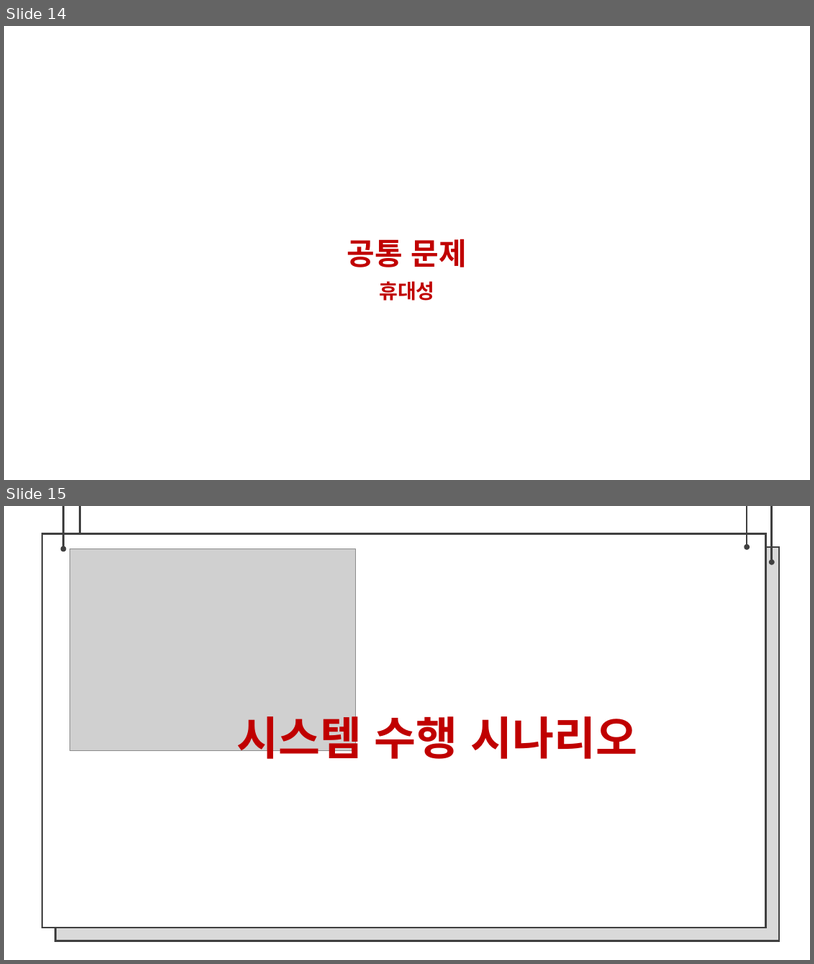
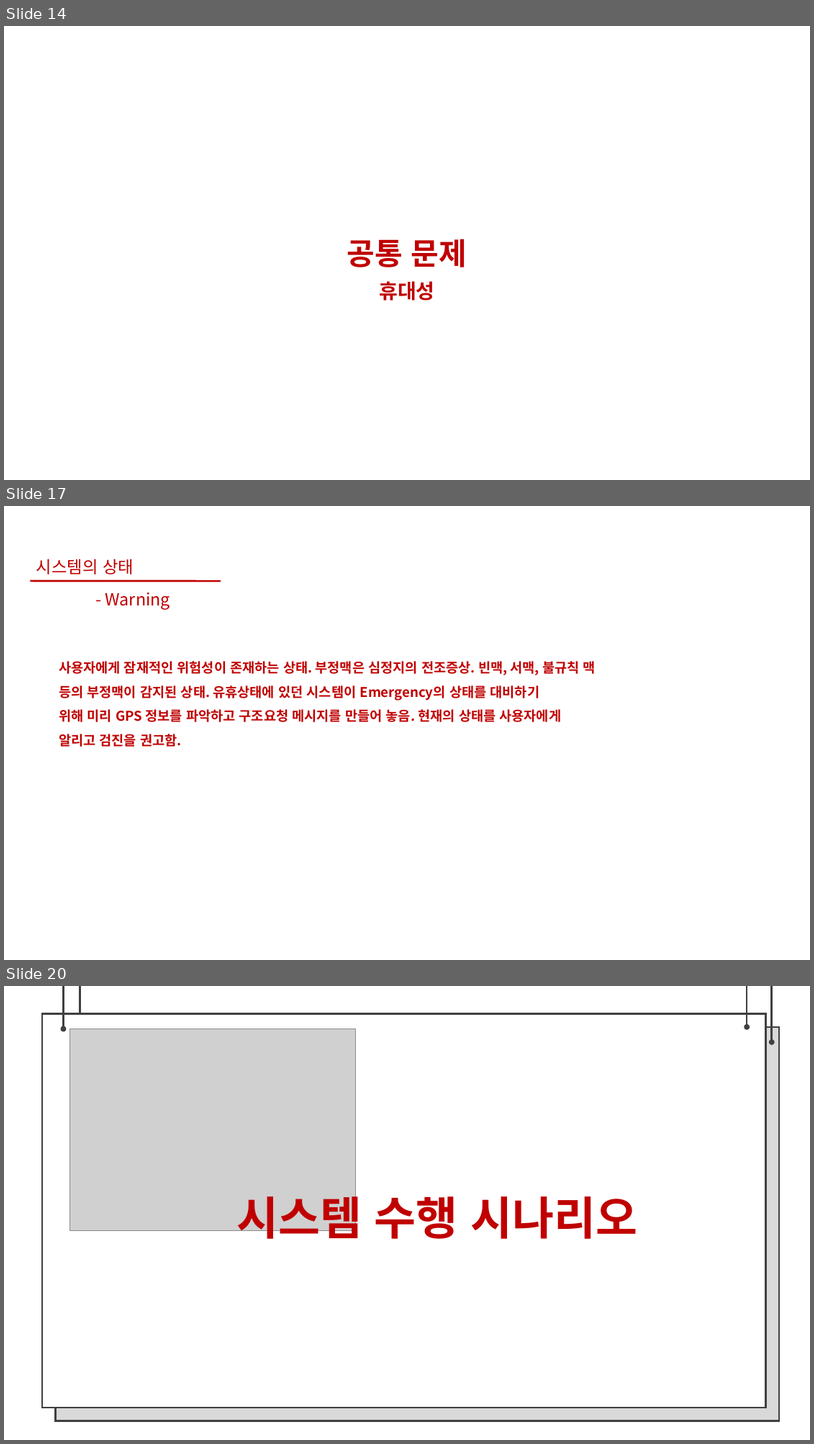
Before and after one commit to bajahoe/gitchana, a slide deck: 제안서 팀장 조동윤, 팀원 임종운.pptx. Shown one above the other, each under a label of ours: slides 14 and 15 before the commit, slides 14, 17 and 20 after it; the slides between them are not shown. The pictures are 814x964 and 814x1444 pixels, drawn with LibreOffice and Linux fonts; fonts in the diff are those of the drawing; grey boxes stand for pictures; background and template pictures are left out. Boxes give left, top, right and bottom in pixels: in the first picture for what was removed or moved away, otherwise in the second. Text is boxed around its words. In the diff, an @@ line names an element or a change of style, - is before the commit and + after.

Commit message:
ppt 내용 세부 수정
상태별 시나리오, 구성도 변경, 상태별 설명 추가

```diff
--- a/제안서 팀장 조동윤, 팀원 임종운.pptx
+++ b/제안서 팀장 조동윤, 팀원 임종운.pptx
@@ slide 17 added at bbox=[4, 506, 810, 960], background #FFFFFF @@
@@ text added at bbox=[36, 559, 134, 574], 20 pt, text #C00000 @@
+시스템의 상태
@@ line added from (30, 581) to (221, 581), #C00000 2.25 pt @@
@@ text added at bbox=[106, 592, 170, 610], 20 pt, text #C00000 @@
+- Warning
@@ text added at bbox=[59, 661, 596, 746], 16 pt, text #C00000, bold @@
+사용자에게 잠재적인 위험성이 존재하는 상태. 부정맥은 심정지의 전조증상. 빈맥, 서맥, 불규칙 맥 등의 부정맥이 감지된 상태. 유휴상태에 있던 시스템이 Emergency의 상태를 대비하기 위해 미리 GPS 정보를 파악하고 구조요청 메시지를 만들어 놓음. 현재의 상태를 사용자에게 알리고 검진을 권고함.
@@ what was slide 15 is now slide 20 @@
```
Also in this commit, not shown: 4 slides changed, 9 other slides added.
